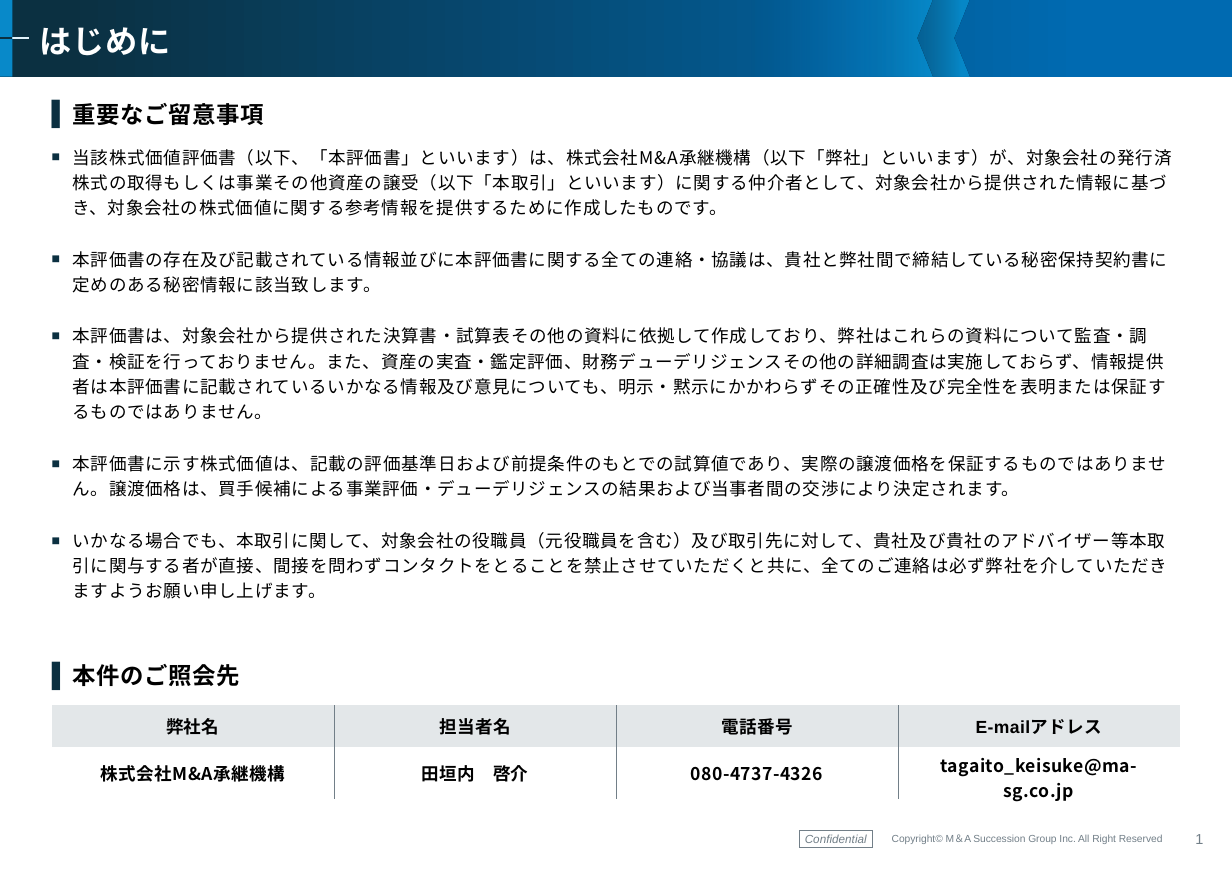
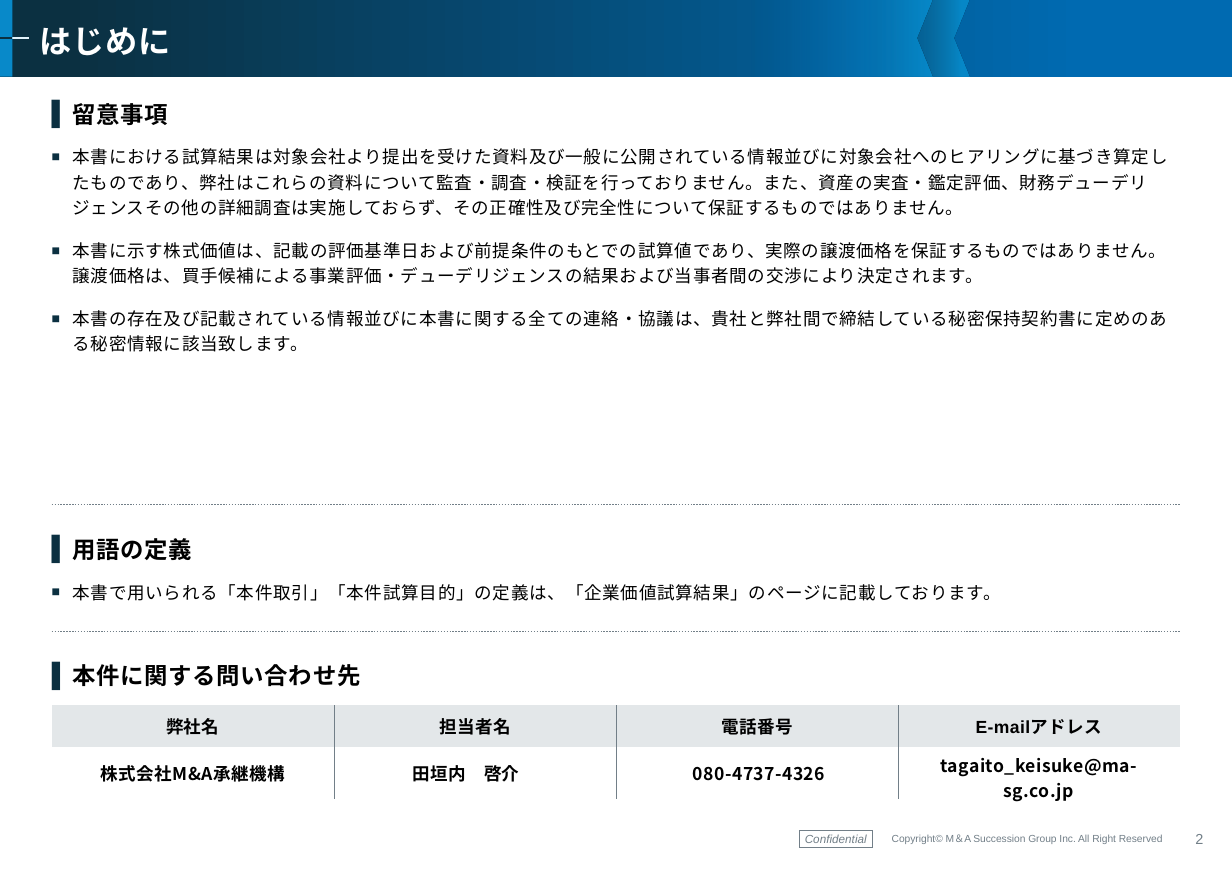
Before and after one commit to keisuketagaito/github-1st, a slide deck: slide 2 of LUXAS株式会社/株式価値評価書_LUXAS株式会社_20260923.pptx. Drawn at 1232x871 pixels with LibreOffice and Linux fonts; fonts in the diff are those of the drawing; background and template pictures are left out. Boxes give left, top, right and bottom in pixels: in the first picture for what was removed or moved away, otherwise in the second. Text is boxed around its words. In the diff, an @@ line names an element or a change of style, - is before the commit and + after.

```diff
--- a/LUXAS株式会社/株式価値評価書_LUXAS株式会社_20260923.pptx
+++ b/LUXAS株式会社/株式価値評価書_LUXAS株式会社_20260923.pptx
@@ text at bbox=[72, 103, 168, 125]: text changed @@
-▌ 重要なご留意事項
+▌ 留意事項
@@ text at bbox=[72, 148, 1167, 352]: text changed @@
-■ 当該株式価値評価書（以下、「本評価書」といいます）は、株式会社M&A承継機構（以下「弊社」といいます）が、対象会社の発行済株式の取得もしくは事業その他資産の譲受（以下「本取引」といいます）に関する仲介者として、対象会社から提供された情報に基づき、対象会社の株式価値に関する参考情報を提供するために作成したものです。
-■ 本評価書の存在及び記載されている情報並びに本評価書に関する全ての連絡・協議は、貴社と弊社間で締結している秘密保持契約書に定めのある秘密情報に該当致します。
-■ 本評価書は、対象会社から提供された決算書・試算表その他の資料に依拠して作成しており、弊社はこれらの資料について監査・調査・検証を行っておりません。また、資産の実査・鑑定評価、財務デューデリジェンスその他の詳細調査は実施しておらず、情報提供者は本評価書に記載されているいかなる情報及び意見についても、明示・黙示にかかわらずその正確性及び完全性を表明または保証するものではありません。
-■ 本評価書に示す株式価値は、記載の評価基準日および前提条件のもとでの試算値であり、実際の譲渡価格を保証するものではありません。譲渡価格は、買手候補による事業評価・デューデリジェンスの結果および当事者間の交渉により決定されます。
-■ いかなる場合でも、本取引に関して、対象会社の役職員（元役職員を含む）及び取引先に対して、貴社及び貴社のアドバイザー等本取引に関与する者が直接、間接を問わずコンタクトをとることを禁止させていただくと共に、全てのご連絡は必ず弊社を介していただきますようお願い申し上げます。
+■ 本書における試算結果は対象会社より提出を受けた資料及び一般に公開されている情報並びに対象会社へのヒアリングに基づき算定したものであり、弊社はこれらの資料について監査・調査・検証を行っておりません。また、資産の実査・鑑定評価、財務デューデリジェンスその他の詳細調査は実施しておらず、その正確性及び完全性について保証するものではありません。
+■ 本書に示す株式価値は、記載の評価基準日および前提条件のもとでの試算値であり、実際の譲渡価格を保証するものではありません。譲渡価格は、買手候補による事業評価・デューデリジェンスの結果および当事者間の交渉により決定されます。
+■ 本書の存在及び記載されている情報並びに本書に関する全ての連絡・協議は、貴社と弊社間で締結している秘密保持契約書に定めのある秘密情報に該当致します。
@@ line added from (52, 505) to (1180, 505), #727F88 1 pt dashed @@
@@ text added at bbox=[72, 538, 192, 560], 16 pt, text #000000, bold @@
+▌ 用語の定義
@@ text added at bbox=[72, 584, 1000, 601], 12 pt, text #000000 @@
+■ 本書で用いられる「本件取引」「本件試算目的」の定義は、「企業価値試算結果」のページに記載しております。
@@ line added from (52, 631) to (1180, 631), #727F88 1 pt dashed @@
@@ text at bbox=[73, 664, 361, 686]: text changed @@
-▌ 本件のご照会先
+▌ 本件に関する問い合わせ先
@@ page number at bbox=[1195, 834, 1203, 844]: text changed @@
-1
+2
```
Also in this commit, not shown: 15 other slides changed, 9 slides added, 7 slides removed, 11 other files.
